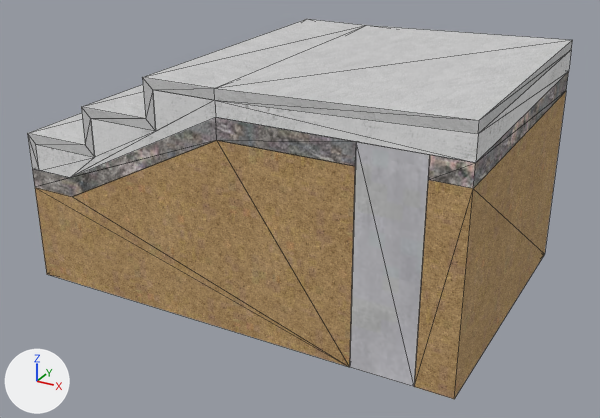
Renders of the glTF model public/models/stairs/concrete-steps/concrete-steps.glb from each side of a commit.
One viewpoint serves both versions: a 50 mm lens placed at (1.54, -2.77, 1.27), pointed at (0.03, -0.03, -0.1). The lights are fixed; the arrows at lower left show +X, +Y and +Z. The older version comes first. Mesh edges are drawn as thin lines. Vertices at exactly the same position are counted once.

In view in the first picture: '80mm 厚碎石', 'C15 混凝土', '墙柱', '素土夯实', '面层'.
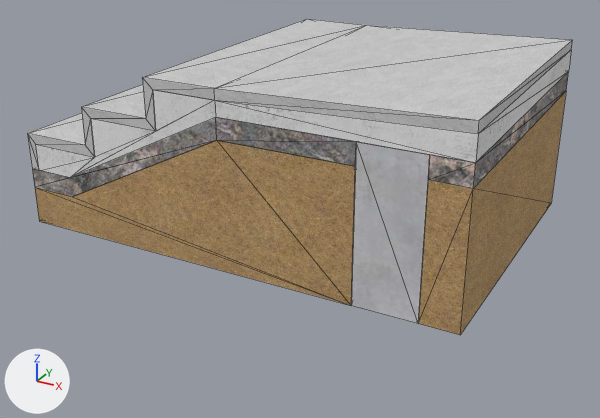
The change in detail:
me_素土夯实 is used by ob_素土夯实; location (-0.906, -0.554, -0.398).
Before the commit, vertices of me_素土夯实: 0 (0.0, 1.2, 0.0), 5 (1.8, 1.2, 0.0) at pixel (544, 254), 7 (0.0, 0.0, 0.0) at pixel (46, 274), 9 (1.42, 0.0, 0.0) at pixel (349, 367), 12 (1.8, 0.0, 0.0) at pixel (454, 399).
Before the commit, vertices of me_素土夯实: 13 (1.66, 0.0, 0.0) at pixel (414, 386), 14 (1.66, 0.24, 0.0), 15 (1.42, 0.24, 0.0).
me_素土夯实 had 20 vertices, 36 faces and spanned x 0.0..1.8, y 0.0..1.2, z 0.0..0.75.
me_素土夯实 now has 20 vertices, 36 faces and spans x 0.0..1.8, y 0.0..1.2, z 0.25..0.75.
Part 1, on me_素土夯实:
Vertices 0, 5, 7, 9, 12 to 15 of me_素土夯实 move by (0.0, 0.0, 0.25).
me_墙柱 is used by ob_墙柱; location (-0.906, -0.554, -0.398).
me_墙柱 had 8 vertices, 12 faces and spanned x 1.42..1.66, y 0.0..0.24, z 0.0..0.825.
me_墙柱 now has 8 vertices, 12 faces and spans x 1.42..1.66, y 0.0..0.24, z 0.246..0.825.
me_墙柱 part 2: the whole mesh is scaled about its middle by (1, 1, 0.703), then moved by (0.0, 0.0, 0.123).

Changed parts and their boxes [x1, y1, x2, y2] in the pictures (600 x 418 px):
'素土夯实', reshaped (21% shorter)
    before: [35, 91, 566, 399]
    after: [35, 91, 566, 335]
'墙柱', moved, rescaled (26% shorter)
    before: [350, 142, 430, 387]
    after: [351, 142, 430, 324]
